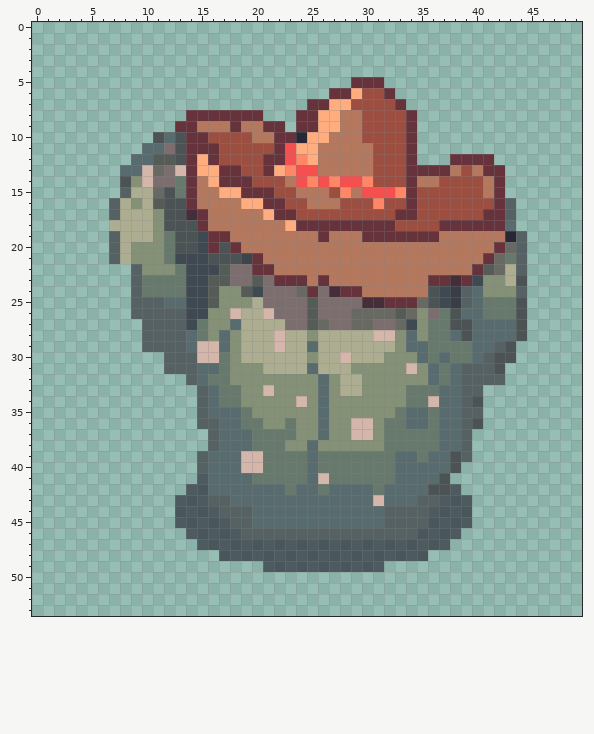
Edited in one commit: pixel-art sprite (Assets/Commons/Sprites/Props/Cactus Animato/CACTUS dance3.png). The first picture shows the starting point.
The file is 250x270 pixels, drawn in blocks of 5x5; one block is one cell here. Colours within 5 levels of each other are drawn and written as one.
The same view after the edit:
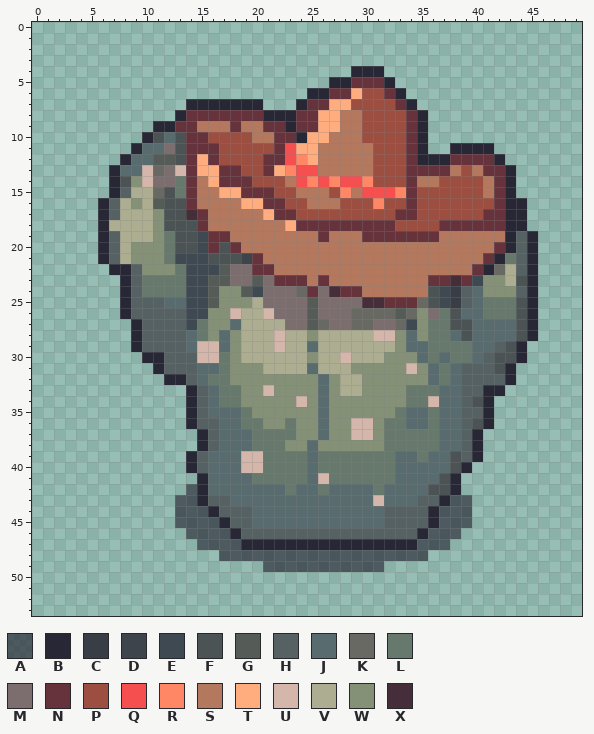
Palette (. is transparent): A #272736a7  B #272736  C #393d45  D #3e444c  E #3f4952  F #4c5354  G #555b56  H #556162  J #586b6e  K #696963  L #67796c  M #7c6d6f  N #66333d  P #9c4f41  Q #f54f4f  R #ff8766  S #b3785d  T #ffac7f  U #d4b6ab  V #adae91  W #849177  X #462d3a
The edit:
Changed rows in their new state; - is an unchanged pixel.
first column x 6:
 4 -----------------------BBB--------------
 5 ---------------------BB---B-------------
 6 -------------------BB------B------------
 7 --------BBBBBBB---B---------B-----------
 8 -------B-------BBB-----------B----------
 9 -----BB----------B-----------B----------
10 ----B------------------------B----------
11 ---B-------------------------B--BBBB----
12 --B--------------------------BBB----B---
13 -B-----------------------------------B--
14 -B-----------------------------------B--
15 -B-----------------------------------B--
16 B------------------------------------BB-
17 B------------------------------------BB-
18 B------------------------------------BB-
19 B--------------------------------------B
20 B------------------------------------B-B
21 B-----------------------------------B--B
22 -BB--------------------------------B---B
23 --B------------------------------------B
24 --B------------------------------------B
25 --B------------------------------------B
26 --B------------------------------------B
27 ---B-----------------------------------B
28 ---B-----------------------------------B
29 ---B----------------------------------B-
30 ----BB--------------------------------B-
31 -----B-------------------------------B--
32 ------BB-----------------------------B--
33 --------B--------------------------BB---
34 --------B--------------------------B----
35 --------B--------------------------B----
36 --------B--------------------------B----
37 ---------B------------------------B-----
38 ---------B------------------------B-----
39 --------B-------------------------B-----
40 --------B------------------------B------
41 ---------B----------------------B-------
42 ---------B----------------------B-------
43 ---------B---------------------B--------
44 ----------B-------------------B---------
45 -----------B------------------B---------
46 ------------B----------------B----------
47 -------------BBBBBBBBBBBBBBBB-----------
Boxes around the changes in both pictures, in picture pixels (x1, y1, x2, y2):
changed: (98, 66, 538, 550)
